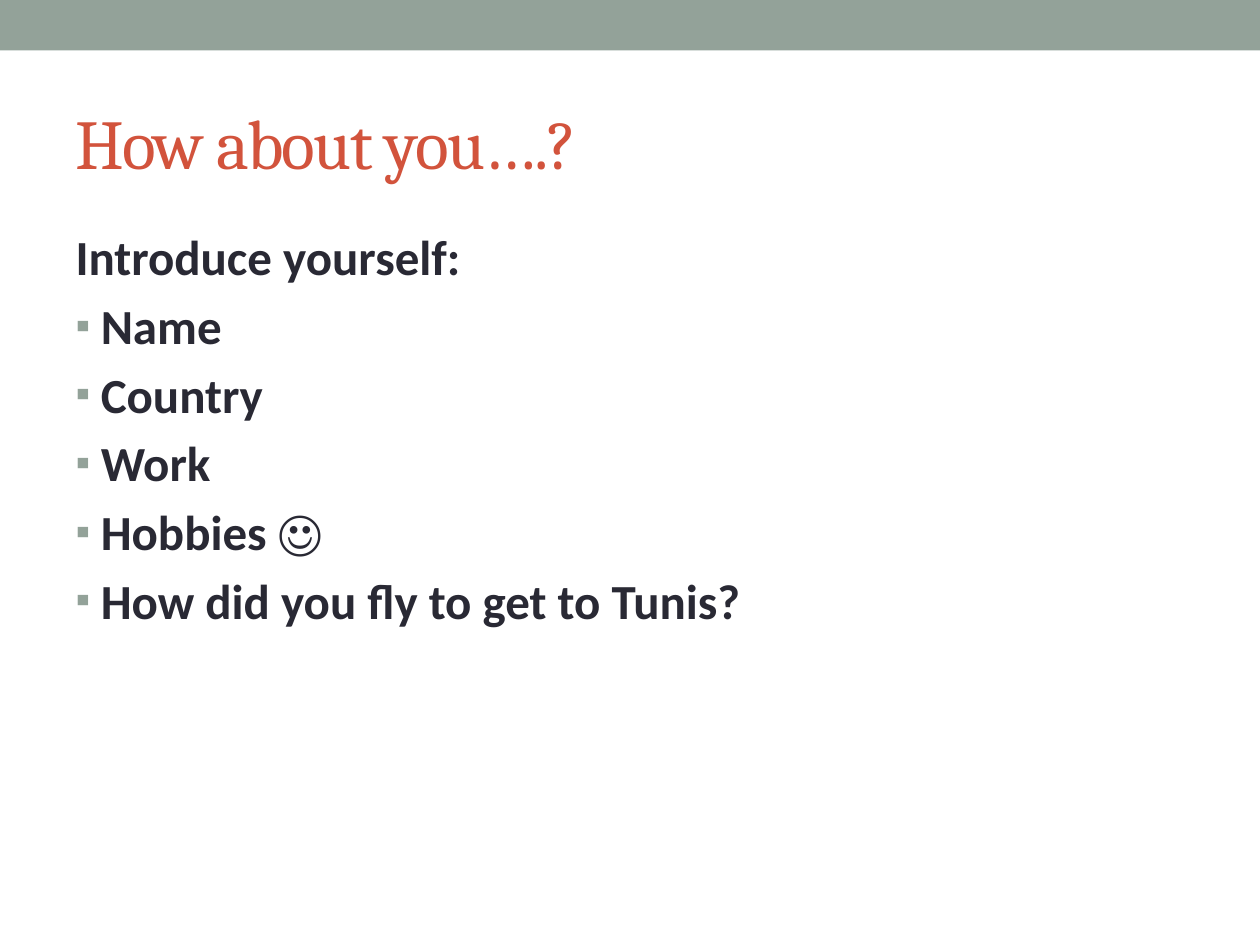
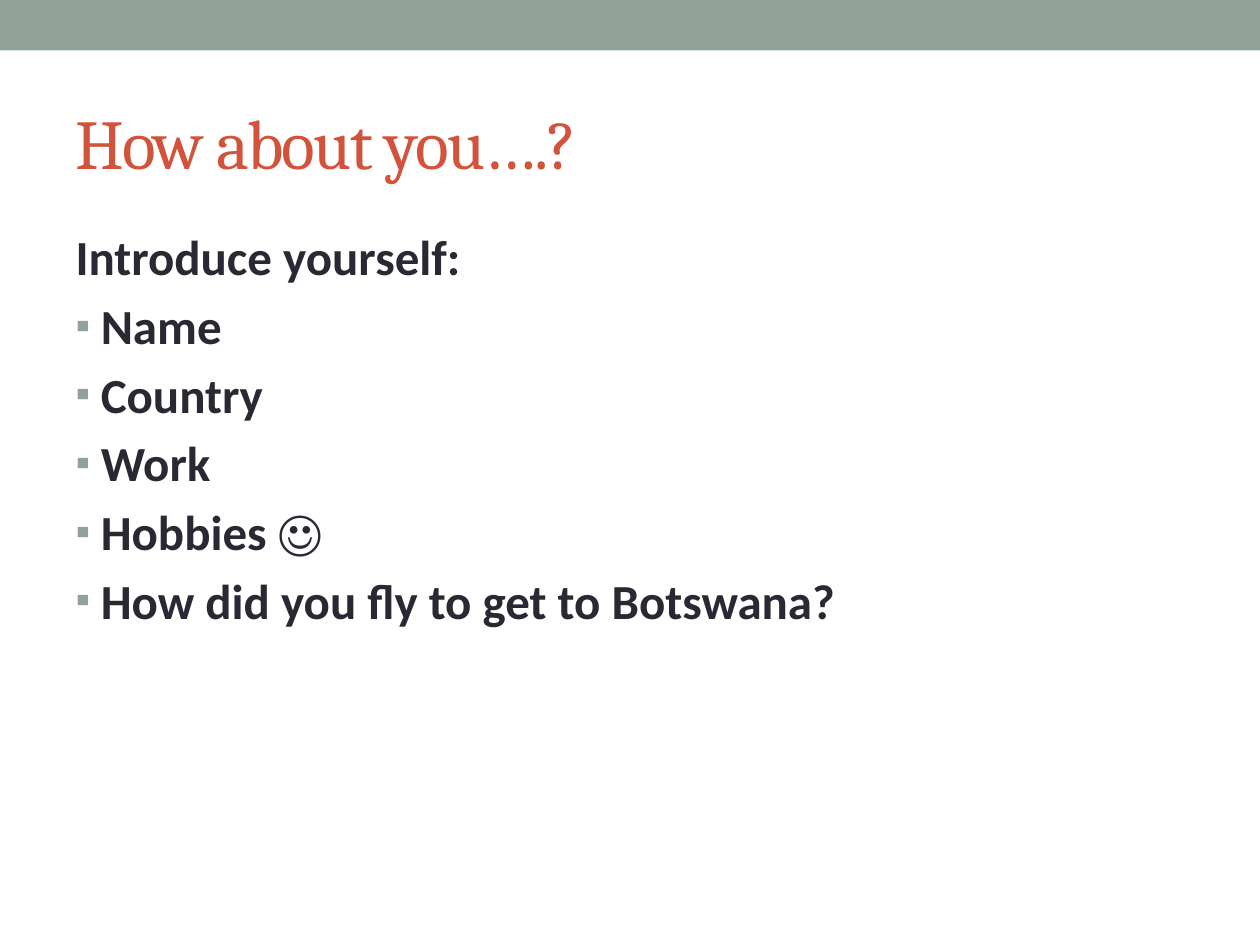
Before and after one commit to afnog/sse, a slide deck: slide 4 of intro/IntroPresentation.pptx. Drawn at 1260x945 pixels with LibreOffice and Linux fonts; fonts in the diff are those of the drawing. Boxes give left, top, right and bottom in pixels: in the first picture for what was removed or moved away, otherwise in the second. Text is boxed around its words. In the diff, an @@ line names an element or a change of style, - is before the commit and + after.

```diff
--- a/intro/IntroPresentation.pptx
+++ b/intro/IntroPresentation.pptx
@@ text at bbox=[101, 584, 835, 628]: text changed @@
-▪ How did you fly to get to Tunis?
+▪ How did you fly to get to Botswana?
```
Also in this commit, not shown: 12 other slides changed, 6 slides added, 1 slide removed.
